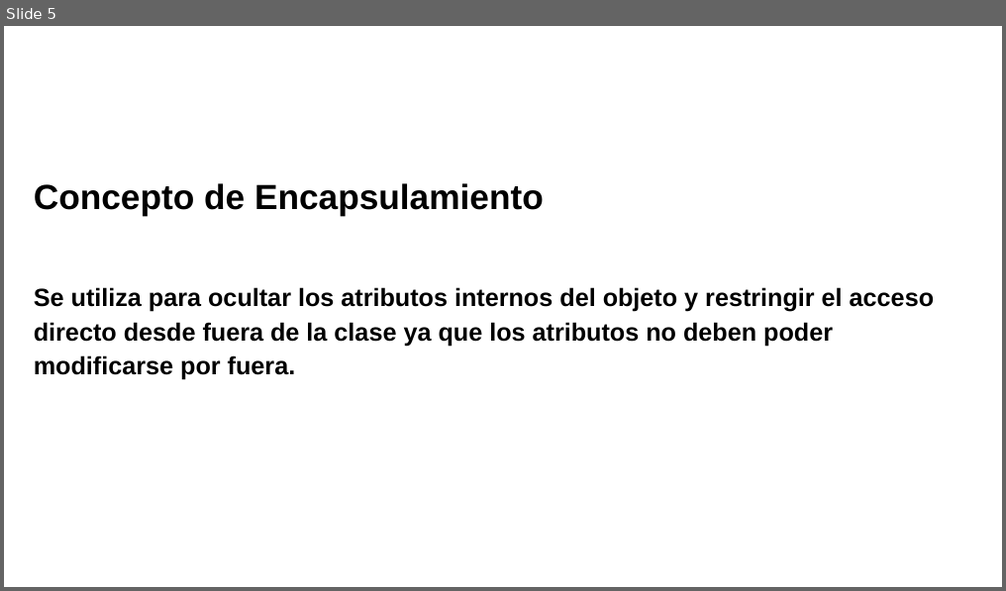
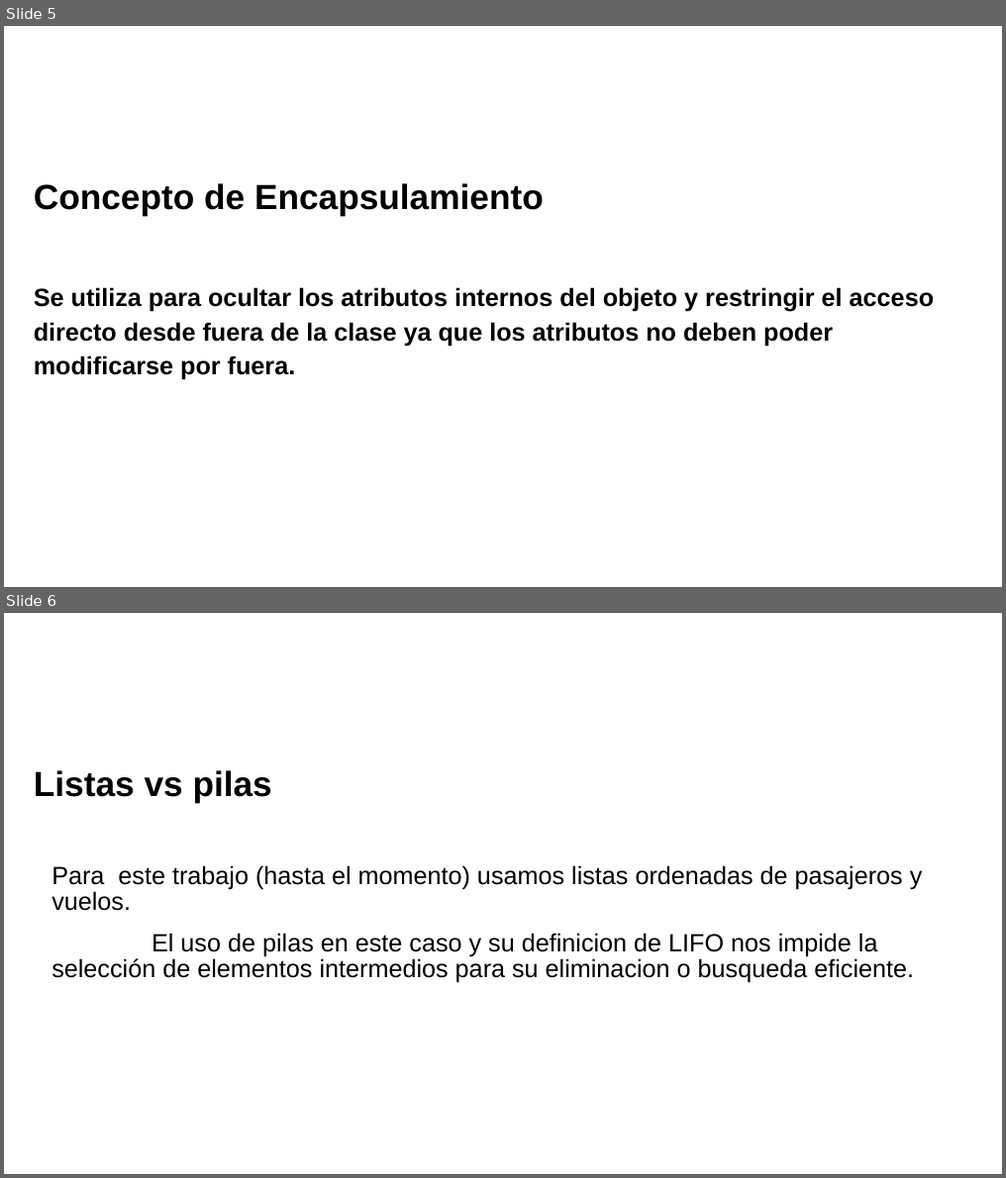
Before and after one commit to MarielaIPS/Final, a slide deck: Sistema de vuelos.pptx. Shown one above the other, each under a label of ours: slide 5 before the commit, slides 5 and 6 after it. The pictures are 1006x591 and 1006x1178 pixels, drawn with LibreOffice and Linux fonts; fonts in the diff are those of the drawing; background and template pictures are left out. Boxes give left, top, right and bottom in pixels: in the first picture for what was removed or moved away, otherwise in the second. Text is boxed around its words. In the diff, an @@ line names an element or a change of style, - is before the commit and + after.

Commit message:
listas o pilas

```diff
--- a/Sistema de vuelos.pptx
+++ b/Sistema de vuelos.pptx
@@ slide 6 added at (4,613,1002,1174), background picture (left out) @@
@@ title added at (34,770,272,802), 25.2 pt, text #000000, bold @@
+Listas vs pilas
@@ text added at (52,865,923,982), 18 pt, text #000000 @@
+Para este trabajo (hasta el momento) usamos listas ordenadas de pasajeros y vuelos.
+El uso de pilas en este caso y su definicion de LIFO nos impide la selección de elementos intermedios para su eliminacion o busqueda eficiente.
```
Also in this commit, not shown: 1 slide changed.
